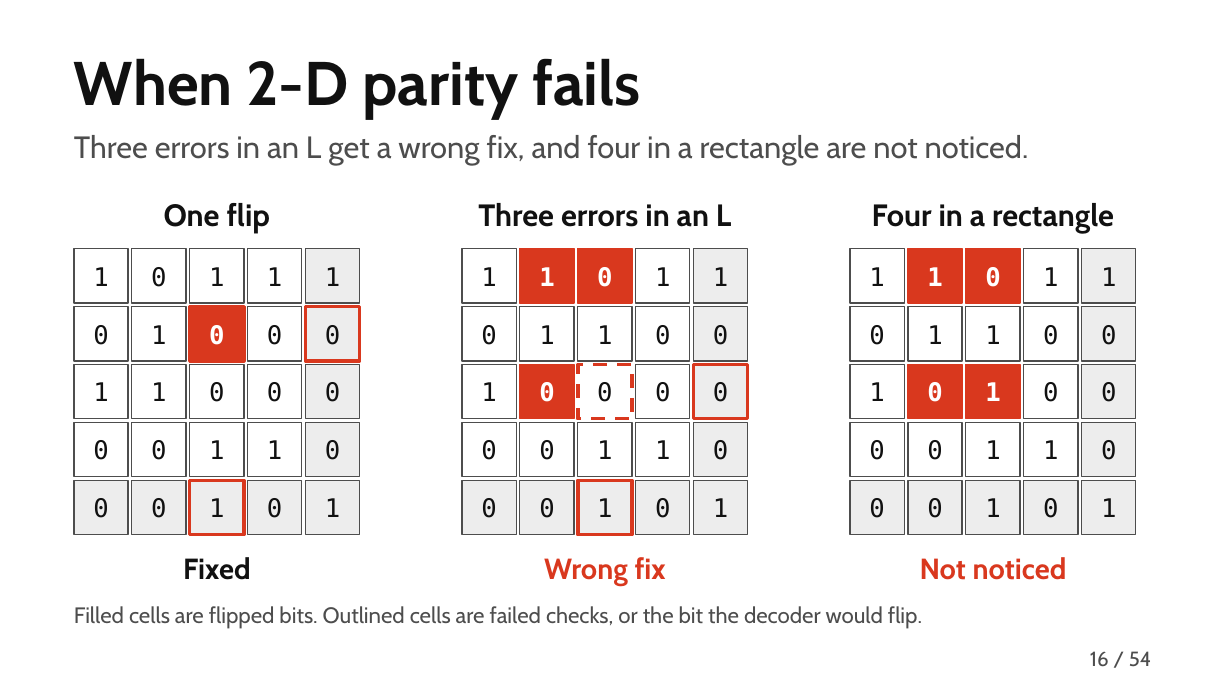
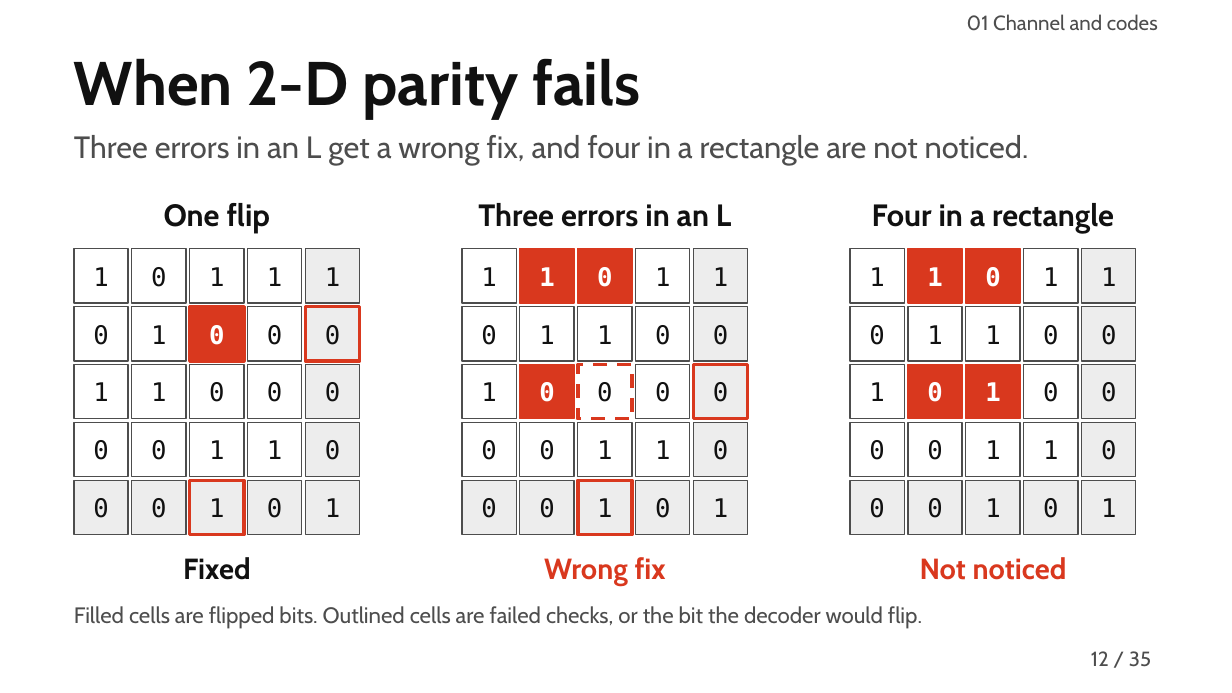
Before and after one commit to MuhammadMaazA/SamplingCW, a slide deck: slide 12 of presentation/gridlink-presentation.pptx (slide 16 before the commit). Drawn at 1232x693 pixels with LibreOffice and Linux fonts; fonts in the diff are those of the drawing. Boxes give left, top, right and bottom in pixels: in the first picture for what was removed or moved away, otherwise in the second. Text is boxed around its words. In the diff, an @@ line names an element or a change of style, - is before the commit and + after.

```diff
--- a/presentation/gridlink-presentation.pptx
+++ b/presentation/gridlink-presentation.pptx
@@ text added at (967,14,1158,31), 12 pt, text #4D4D4D @@
+01 Channel and codes
@@ page number at (1091,651,1109,666): text changed @@
-16
+12
@@ text at (1129,651,1151,667): text changed @@
-/ 54
+/ 35
```
Also in this commit, not shown: 31 other slides changed, 1 slide added, 20 slides removed, 20 other files.
